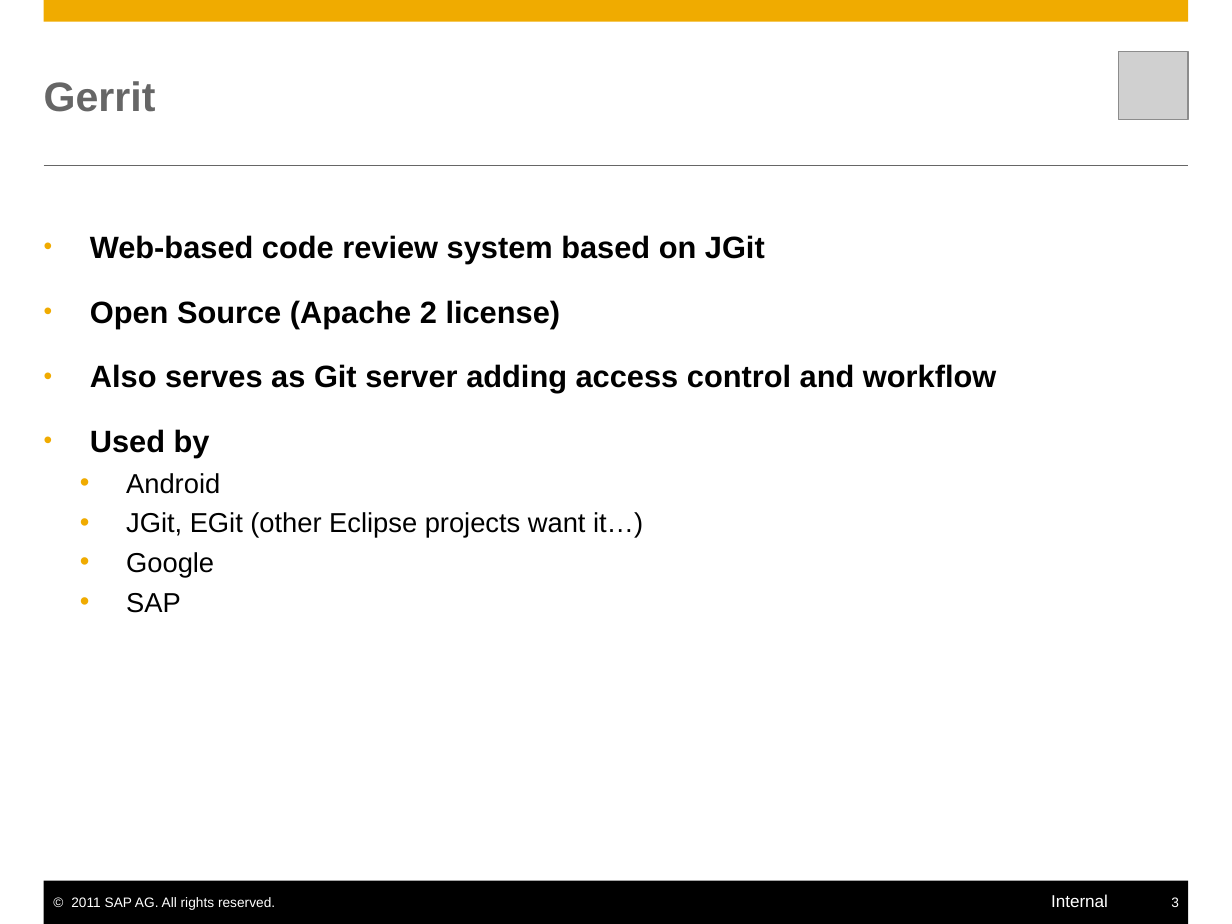
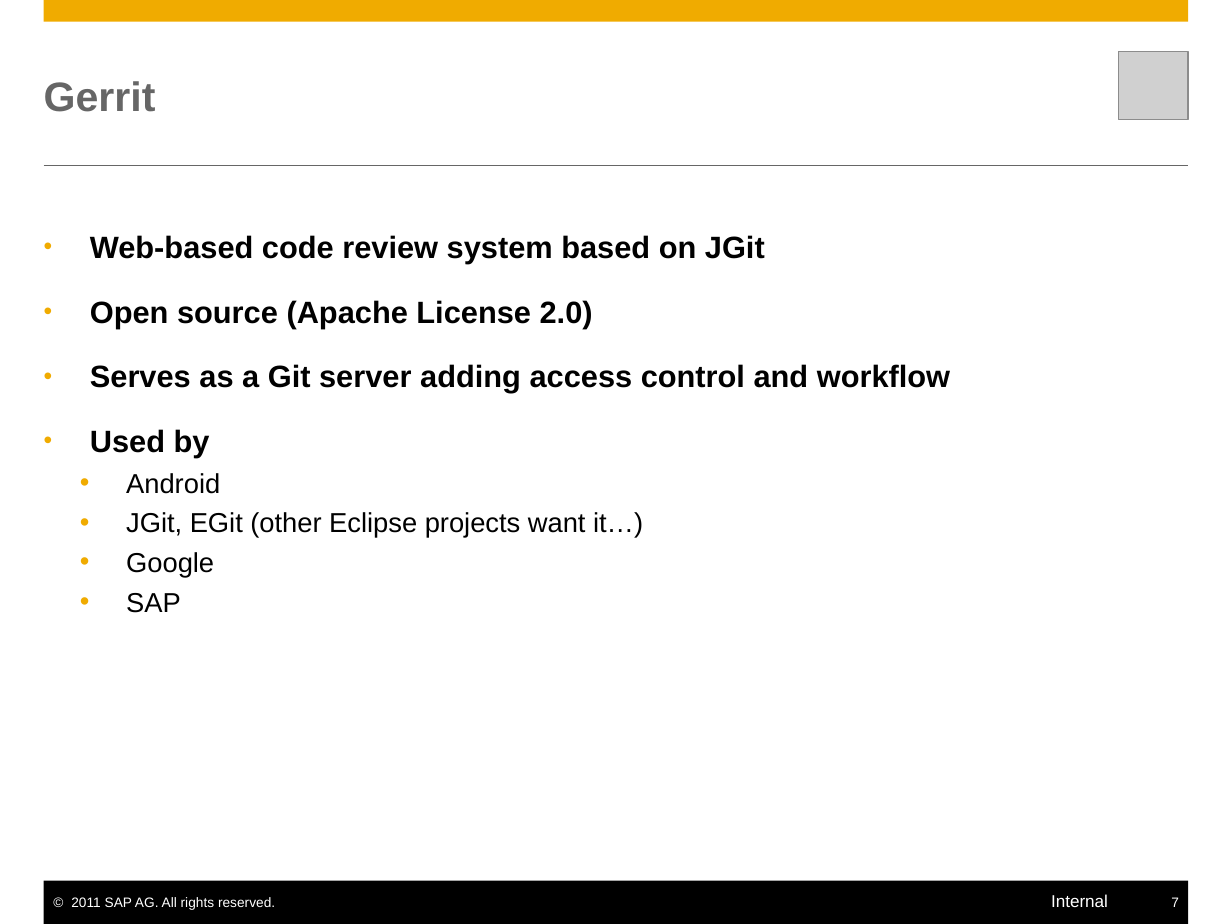
Before and after one commit to Eclipse-DemoCamps/democamp-indigo, a slide deck: slide 7 of democamp-indigo/Integrating Git, Gerrit and Jenkins with Mylyn.pptx (slide 3 before the commit). Drawn at 1232x924 pixels with LibreOffice and Linux fonts; fonts in the diff are those of the drawing; grey boxes stand for pictures. Boxes give left, top, right and bottom in pixels: in the first picture for what was removed or moved away, otherwise in the second. Text is boxed around its words. In the diff, an @@ line names an element or a change of style, - is before the commit and + after.

```diff
--- a/democamp-indigo/Integrating Git, Gerrit and Jenkins with Mylyn.pptx
+++ b/democamp-indigo/Integrating Git, Gerrit and Jenkins with Mylyn.pptx
@@ text at <box>90,300,950,393</box>: text changed @@
-• Open Source (Apache 2 license)
-• Also serves as Git server adding access control and workflow
+• Open source (Apache License 2.0)
+• Serves as a Git server adding access control and workflow
@@ page number at <box>1171,897,1179,907</box>: text changed @@
-3
+7
```
Also in this commit, not shown: 2 other slides changed, 7 slides added.
